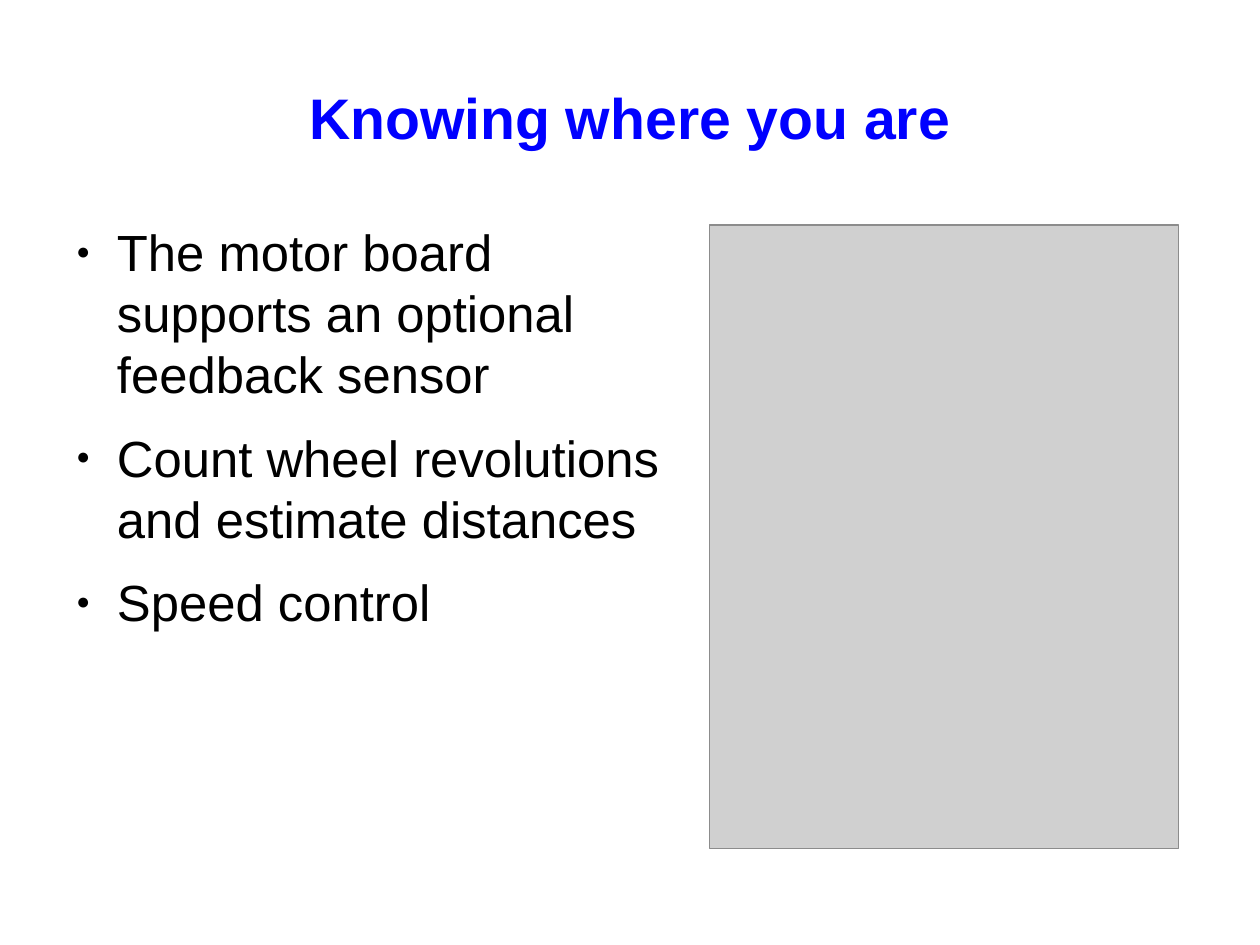
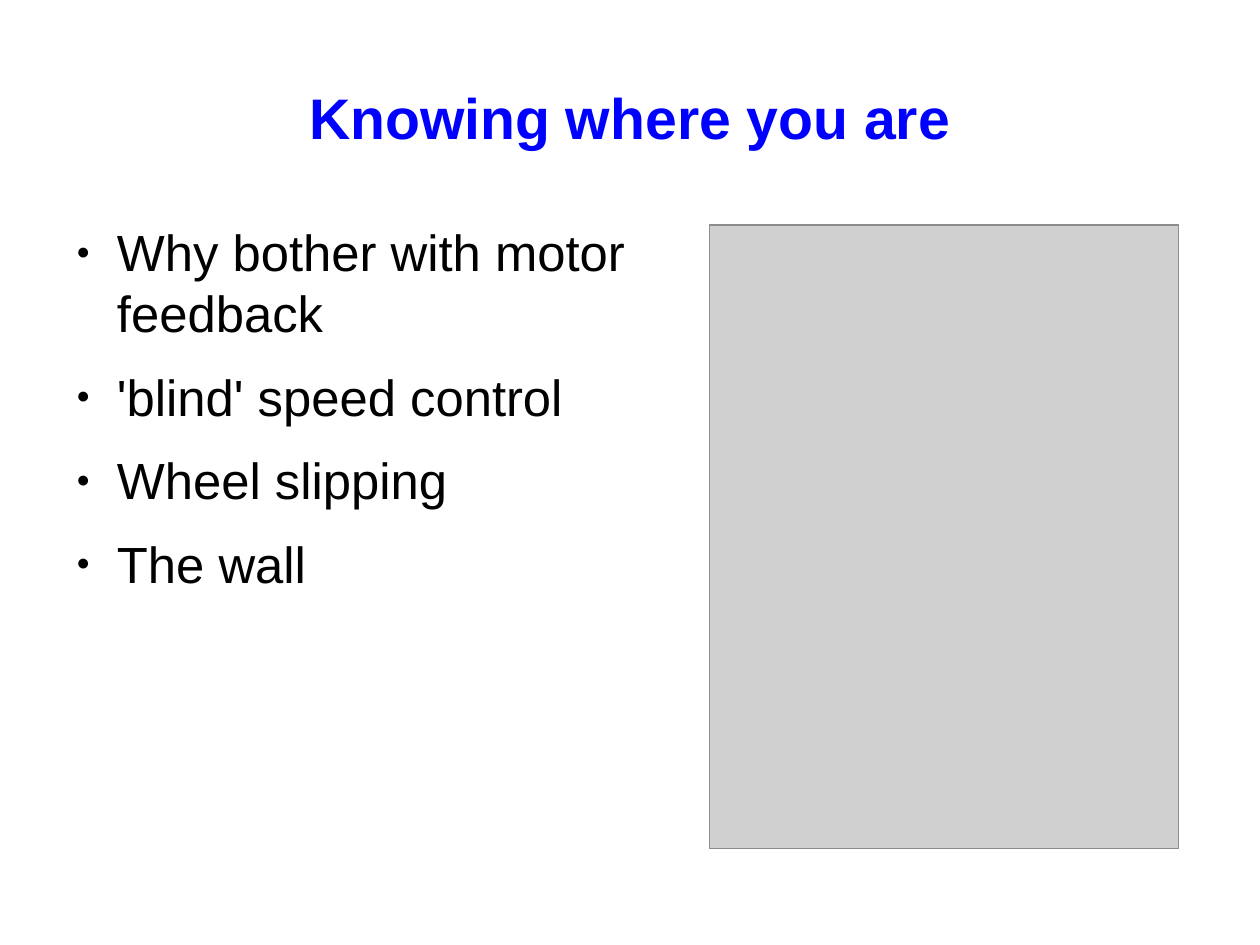
Before and after one commit to srobo/subversion-archive, a slide deck: slide 8 of KickStart/kickstart-08/presentations/kickstart-elec-presentation.odp. Drawn at 1260x945 pixels with LibreOffice and Linux fonts; fonts in the diff are those of the drawing; grey boxes stand for pictures. Boxes give left, top, right and bottom in pixels: in the first picture for what was removed or moved away, otherwise in the second. Text is boxed around its words. In the diff, an @@ line names an element or a change of style, - is before the commit and + after.

Commit message:
finished adding changes to slides

```diff
--- a/KickStart/kickstart-08/presentations/kickstart-elec-presentation.odp
+++ b/KickStart/kickstart-08/presentations/kickstart-elec-presentation.odp
@@ text at bbox=[117, 234, 625, 584]: text changed @@
-● The motor board supports an optional feedback sensor
-● Count wheel revolutions and estimate distances
-● Speed control
+● Why bother with motor feedback
+● 'blind' speed control
+● Wheel slipping
+● The wall
```
Also in this commit, not shown: 5 other slides changed, 4 slides added, 2 slides removed.
